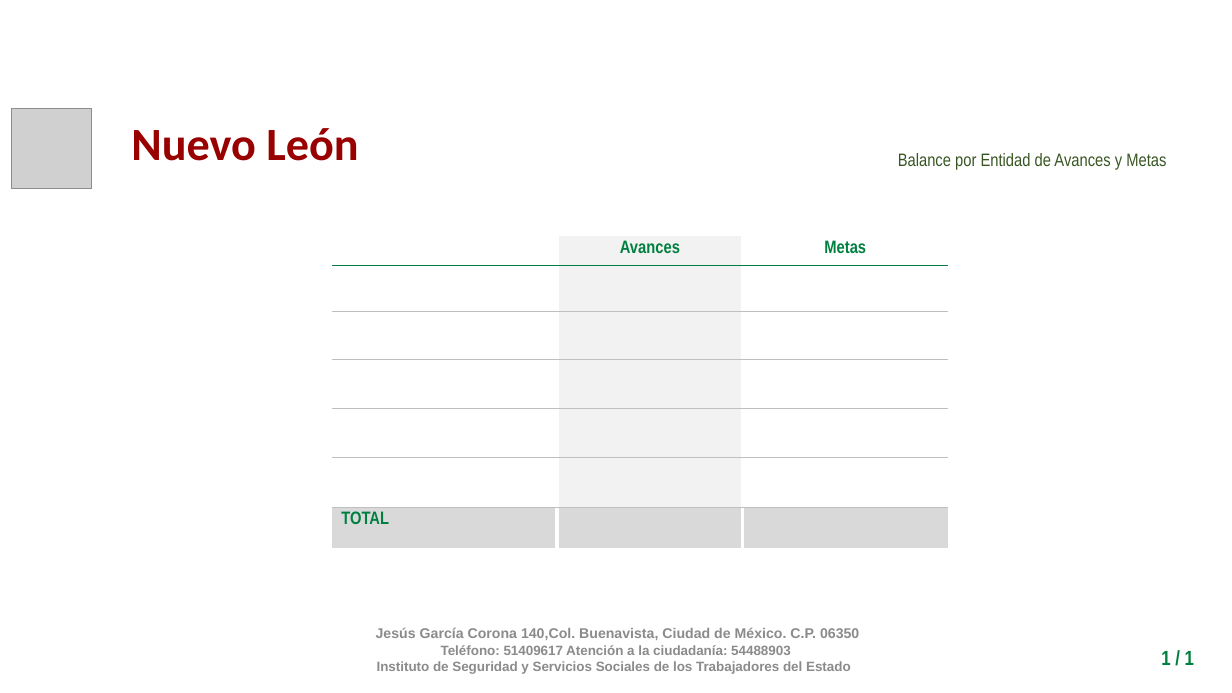
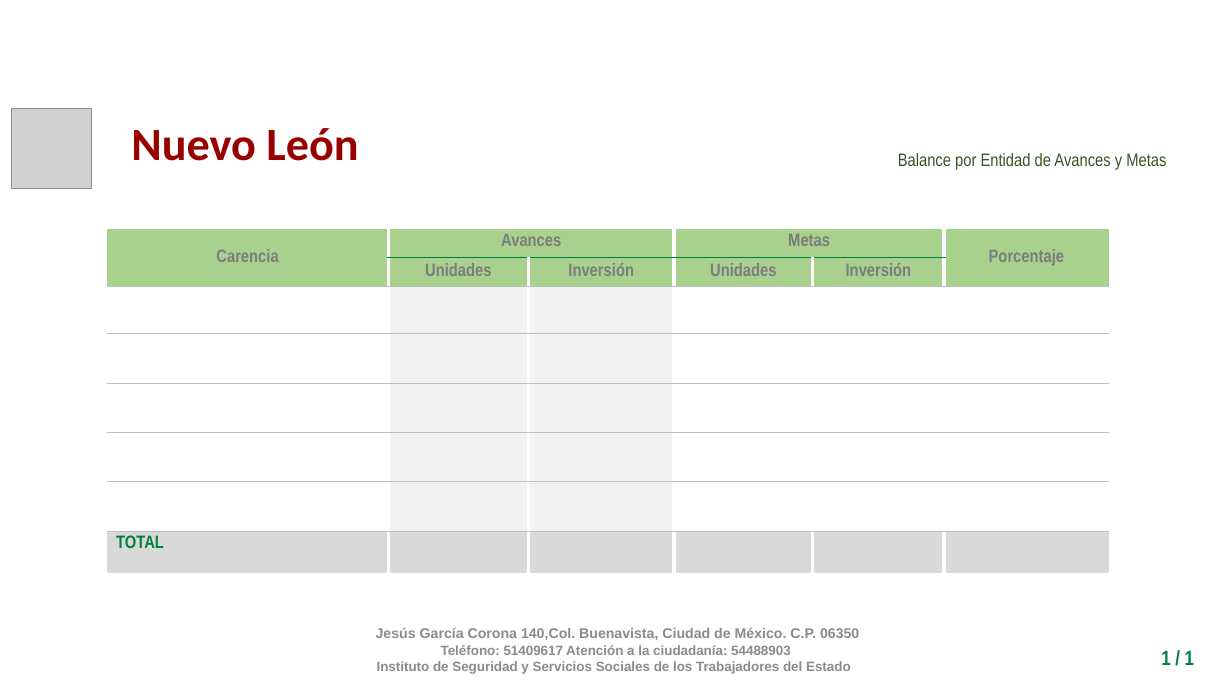
Before and after one commit to fpedro23/djangoISSSTE, a slide deck: slide 19 of djangoISSSTE/static/ppt/balance_por_estado.pptx. Drawn at 1232x693 pixels with LibreOffice and Linux fonts; fonts in the diff are those of the drawing; grey boxes stand for pictures; background and template pictures are left out. Boxes give left, top, right and bottom in pixels: in the first picture for what was removed or moved away, otherwise in the second. Text is boxed around its words. In the diff, an @@ line names an element or a change of style, - is before the commit and + after.

Commit message:
se agregó unidades / inversión para avances y metas, también se agregó el porcentaje en el reporte de balance por entidad

```diff
--- a/djangoISSSTE/static/ppt/balance_por_estado.pptx
+++ b/djangoISSSTE/static/ppt/balance_por_estado.pptx
@@ table at (x1=107, y1=229, x2=1110, y2=588) @@
- | Avances | Metas
- |  | 
- |  | 
- |  | 
- |  | 
- |  | 
-TOTAL |  | 
+Carencia | Avances |  | Metas |  | Porcentaje
+ | Unidades | Inversión | Unidades | Inversión | 
+ |  |  |  |  | 
+ |  |  |  |  | 
+ |  |  |  |  | 
+ |  |  |  |  | 
+ |  |  |  |  | 
+TOTAL |  |  |  |  | 
@@ table resized from (x1=332, y1=236, x2=948, y2=561) to (x1=107, y1=229, x2=1110, y2=588) @@
```
Also in this commit, not shown: 31 other slides changed, 2 other files.
